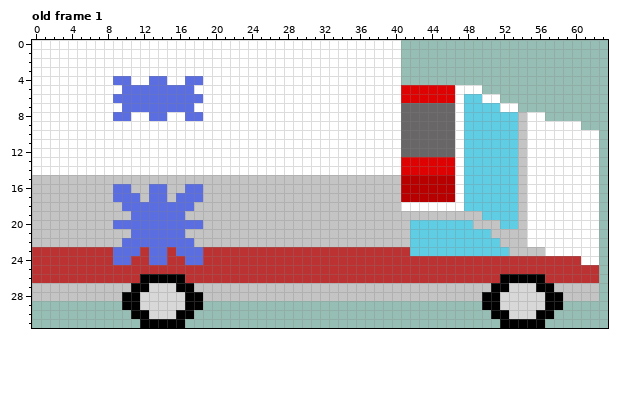
Two versions of one pixel-art file, assets/Tiles/ambulance_h.aseprite. That is the earlier state.
64x32 pixels, 1 frame. Shown: old frame 1. The commit also changed other frames, which this record leaves out.
Now the later version:
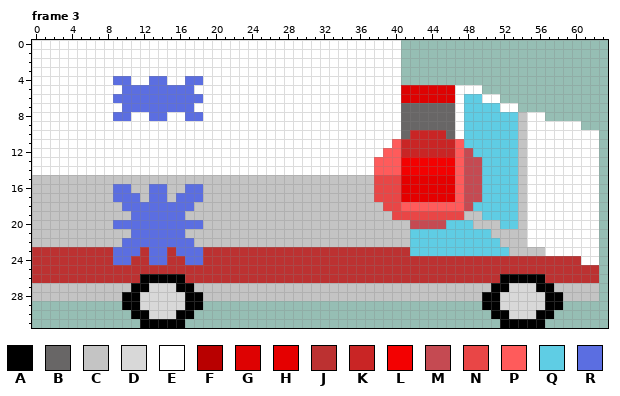
Palette (. is transparent): A #000000  B #686666  C #c4c4c4  D #d8d8d8  E #ffffff  F #b80000  G #de0202  H #e50000  J #bc3131  K #c92525  L #f30101  M #c54a52  N #e94646  P #ff5b5b  Q #5fcde4  R #5b6ee1
A new or re-ordered frame is compared with the old frame closest to it.
The author wrote: removed single frame ambulance and added siren lights
Difference:
frames 1 -> 3
Frame 3 is new; against old frame 1:
y 10: x 42..45 BBBB -> KKKK
y 11: x 40..47 EBBBBBBE -> PKKKKKKP
y 12: x 39..48 EEBBBBBBEQ -> PPKKKKKKPM
y 13..14: x 38..49 EEEGGGGGGEQQ -> PPPLLLLLLPMM
y 15..17: x 38..49 CCCFFFFFFEQQ -> NNNHHHHHHPMM
y 18: x 39..48 CCEEEEEEEQ -> NNPPPPPPPM
y 19: x 40..47 CCCCCCCC -> NNNNNNNN
y 20: x 42..45 QQQQ -> MMMM
